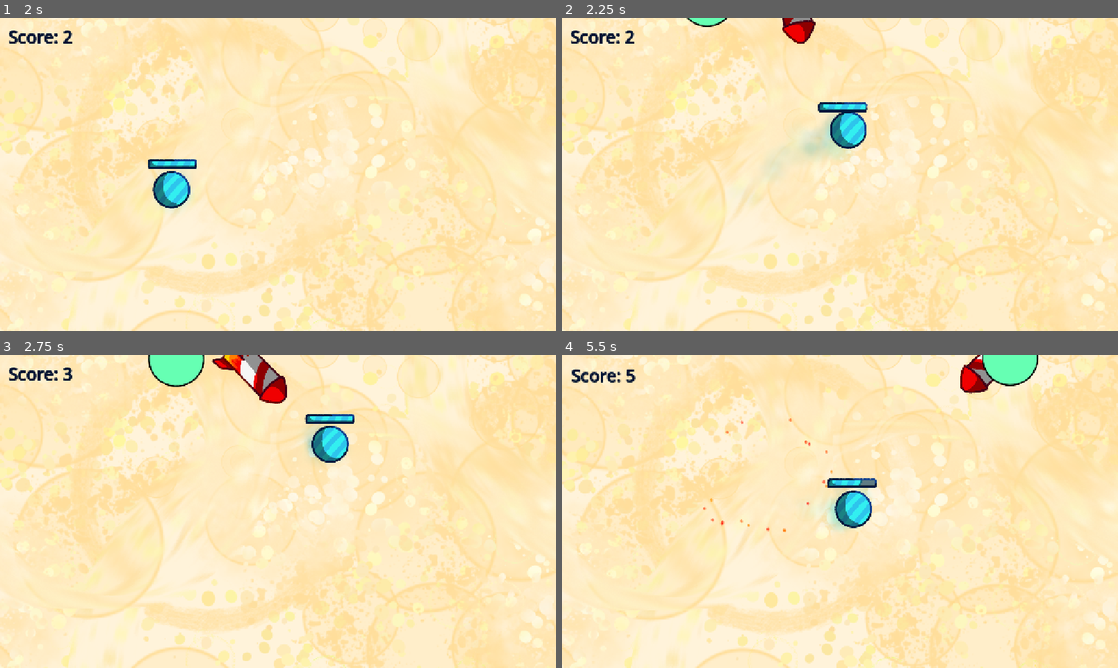
Above: before the commit, frames 1-4 (two rows, left to right).
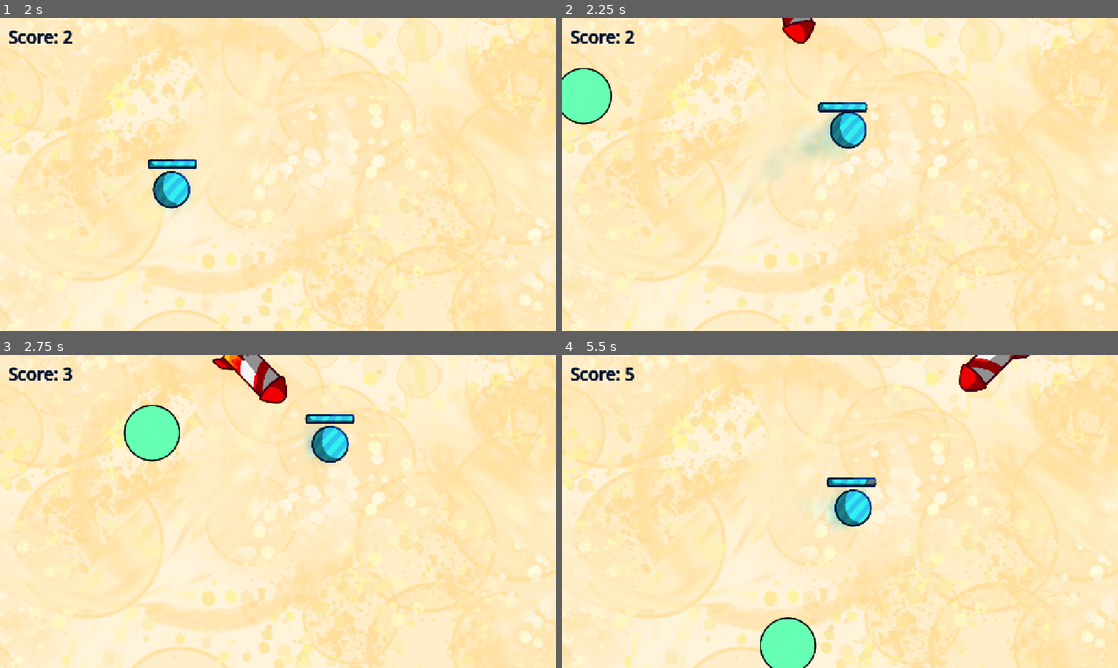
Above: after the commit, the same moments.

Repository: onebobtwobobredbobbluebob/dot-dodge-game
Game: Godot game, scene res://main/main.tscn
Same seed, same stepped clock (60 frames per second), same inputs: the game is played once before the commit and once after it.
Inputs (mouse positions are in pixels of both pictures, inside the frame that each line leads up to):
- Up to frame 1 (2 s): tap Enter at 0.5 s; move the mouse to (400, 158) at 0.52 s; hold Right 0.53-1.28 s; tap Alt at 0.6 s; click (400, 158) at 0.67 s; move the mouse to (166, 190) at 1.27 s; hold Down from 1.28 s (still down); tap Shift at 1.35 s
- Up to frame 2 (2.25 s): move the mouse to (895, 105) at 2.02 s; release Down at 2.03 s; hold Right from 2.03 s (still down); tap Alt at 2.1 s
- Up to frame 3 (2.75 s): keep holding Right
- Up to frame 4 (5.5 s): move the mouse to (812, 574) at 2.77 s; release Right at 2.78 s; hold Up 2.78-3.53 s; tap Shift at 2.85, 4.35 s; click (812, 574) at 2.92 s; move the mouse to (1006, 558) at 3.52 s; hold Left 3.53-5.03 s; tap Alt at 3.6, 5.1 s; move the mouse to (673, 464) at 4.27 s; move the mouse to (867, 511) at 5.02 s; hold Down from 5.03 s (still down); click (867, 511) at 5.17 s

Frame 1 is identical in both runs. In frame 2, 1.5% of the frame differs, in the area x 0-30%, y 0-34%; in frame 3, 2.3%; in frame 4, 7.0%, in the area x 0-100%, y 0-100%.

Commit message:
added saw movement behavior

Diff:
--- a/enemies/saw.gd
+++ b/enemies/saw.gd
@@ -2,40 +2,21 @@
 
 class_name Saw
 const EXPLOSION = preload("uid://dykqlw6vlw81a")
-
-var acceleration: float = 4
+var mode: bool = randf_range(0, 2) > 1
 var speed: float = 3
-var mode: float = 0
 var angular_vel: float = 0
-var old_rotation: float = 0
-var vel: Vector2 = Vector2(0, 0)
-
 func _ready() -> void:
-	position = Vector2(randf_range(-GameState.CENTER.x, GameState.CENTER.x), -GameState.CENTER.y - 80)
-	var target_rotation = position.direction_to(GameState.player.position).normalized().angle()
-	rotation = target_rotation
+	if mode:
+		position = Vector2(GameState.CENTER.x + 80, randf_range(-GameState.CENTER.y, GameState.CENTER.y))
+	else:
+		position = Vector2(-(GameState.CENTER.x + 80), randf_range(-GameState.CENTER.y, GameState.CENTER.y))
 
 func _physics_process(delta: float) -> void:
-	mode += 1
-	if mode < 200:
-		var target_rotation = position.direction_to(GameState.player.position).normalized().angle()
-		rotation = lerp_angle(rotation, target_rotation, 0.2)
-		angular_vel = rotation - old_rotation
-		vel = transform.x * speed
-		old_rotation = rotation
+	if mode:
+		position.x -=10
 	else:
-		vel = transform.x * speed * acceleration
-		acceleration *= 1.02
-		rotation += angular_vel
-		angular_vel *= 0
-	position += vel
-	if abs(position.x) > (GameState.CENTER.x + 100):
-		#print("dedx")
-		queue_free()
-	if abs(position.y) > (GameState.CENTER.y + 100):
-		#print("dedy")
-		queue_free()
-	#print(position.y - -GameState.CENTER.y)
+		position.x += 10
+
 	if get_overlapping_bodies().has(GameState.player):
 		#print("nji4hufbwejh4e")
 		GameState.player.get_hit(10)
